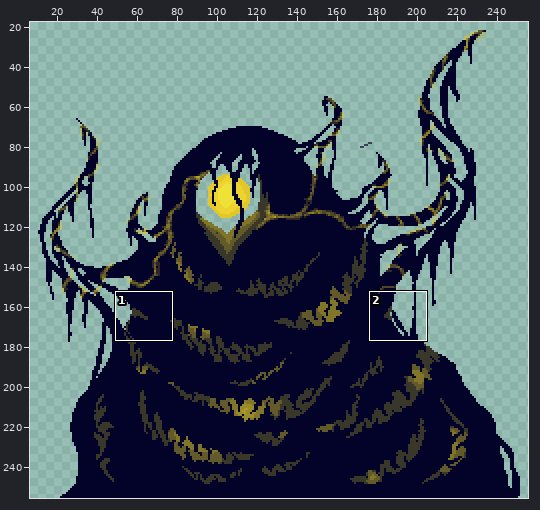
Two states of a pixel-art file, src/asepriteFiles/P1 V2.aseprite. Above: a wide view before the commit, with the close-up outlined.
Close-up. Before the edit:
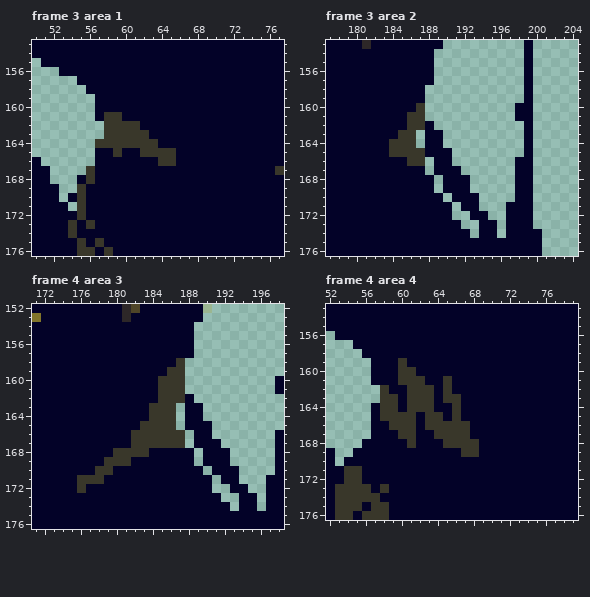
256x256 pixels, 7 frames. Colours within 5 levels of each other are drawn and written as one. Shown: frame 3 area 1: x 50..77, y 153..176; frame 3 area 2: x 177..204, y 153..176; frame 4 area 3: x 171..198, y 152..176; frame 4 area 4: x 52..79, y 153..176. The wide view leaves out empty margins. The commit also changed other frames or places, which this record leaves out.
New version:
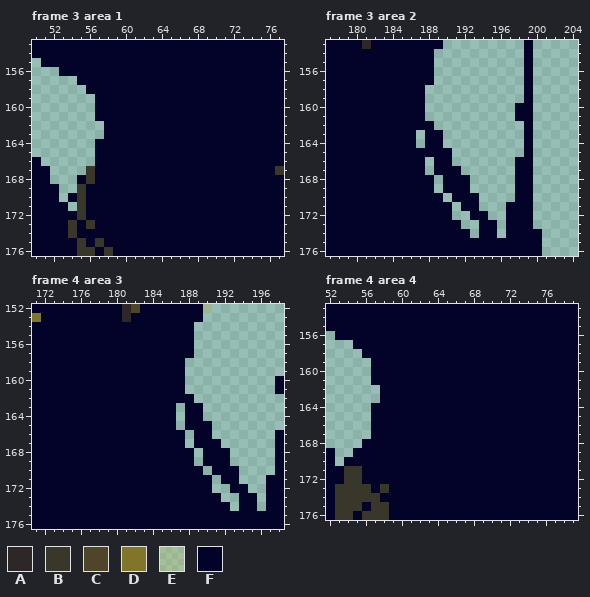
Palette (. is transparent): A #2d2728  B #39372a  C #4f4528  D #81752a  E #e1c72c31  F #030228
From old to new:
Frame 3 area 1:
y 161: x 58..59 BB -> FF
y 162: x 58..61 BBBB -> FFFF
y 163: x 58..62 BBBBB -> FFFFF
y 164: x 57..63 BBBBBBB -> FFFFFFF
y 165: x 59 B -> F; x 62..65 BBBB -> FFFF
y 166: x 64..65 BB -> FF
Frame 3 area 2:
y 160: x 187 B -> F
y 161..162: x 186..187 BB -> FF
y 163: x 185..186 BB -> FF
y 164: x 184..186 BBB -> FFF
y 165: x 184..187 BBBB -> FFFF
y 166: x 186..187 BB -> FF
Frame 4 area 3:
y 158: x 187 B -> F
y 159: x 186..187 BB -> FF
y 160..162: x 185..187 BBB -> FFF
y 163..164: x 184..186 BBB -> FFF
y 165: x 183..186 BBBB -> FFFF
y 166..167: x 182..187 BBBBBB -> FFFFFF
y 168: x 180..183 BBBB -> FFFF
y 169: x 179..181 BBB -> FFF
y 170: x 178..179 BB -> FF
y 171: x 176..178 BBB -> FFF
y 172: x 176 B -> F
Frame 4 area 4:
y 159: x 60 B -> F
y 160: x 60..61 BB -> FF
y 161: x 60..62 BBB -> FFF; x 65 B -> F
y 162: x 58 B -> F; x 61..63 BBB -> FFF; x 65 B -> F
y 163: x 58..59 BB -> FF; x 61..63 BBB -> FFF; x 65..66 BB -> FF
y 164: x 58..59 BB -> FF; x 61..63 BBB -> FFF; x 66 B -> F
y 165: x 58..61 BBBB -> FFFF; x 63..64 BB -> FF; x 66 B -> F
y 166: x 59..61 BBB -> FFF; x 63..67 BBBBB -> FFFFF
y 167: x 60..61 BB -> FF; x 64..67 BBBB -> FFFF
y 168: x 61 B -> F; x 65..68 BBBB -> FFFF
y 169: x 67..68 BB -> FF
